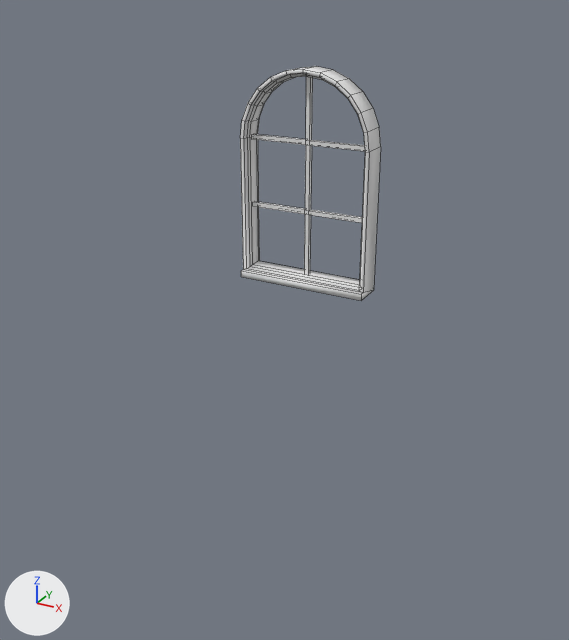
One commit to the Blender file Assets/StaticMesh/Dollhouse/Master_Blend/Dollhouse.blend: the scene before it, then after it.
One viewpoint serves both versions: a camera (50 mm lens) standing at (5.06, -9.89, 5.76) and looking at (-0.1, -0.52, 1.07). The lights are fixed; the arrows at lower left show +X, +Y and +Z. Mesh edges are drawn as thin lines.

The older version as bpy lines, for what is in view:
```python
me_dh_3d_5x5_sidewall_door = bpy.data.meshes.new('DH_3D_5x5_SideWall_Door')
me_dh_3d_5x5_sidewall_door.from_pydata(...)  # 40 vertices, 38 faces; spans x -0.2..0.2, y -3.0..1.5, z 0.0..5.0
me_dh_3d_6x6_wallback = bpy.data.meshes.new('DH_3D_6x6_WallBack')
me_dh_3d_6x6_wallback.from_pydata(...)  # a box spanning x -3.0..3.0, y -0.1..0.1, z -1.0..5.0
me_dh_3d_6x6_wallback_window = bpy.data.meshes.new('DH_3D_6x6_WallBack_Window')
me_dh_3d_6x6_wallback_window.from_pydata(...)  # 38 vertices, 51 faces; spans x -3.0..3.0, y -0.1..0.1, z -1.0..5.0
me_dh_3d_6x6_wallback_window_001 = bpy.data.meshes.new('DH_3D_6x6_WallBack_Window.001')
me_dh_3d_6x6_wallback_window_001.from_pydata(...)  # 164 vertices, 156 faces; spans x -1.0..1.0, y -0.26..0.2, z 1.5..4.6
ob_dh_3d_5x5_sidewall_door = bpy.data.objects.new('DH_3D_5x5_SideWall_Door', me_dh_3d_5x5_sidewall_door)
ob_dh_3d_5x5_sidewall_door.location = (0.0, 0.0, 0.0)
ob_dh_3d_5x5_sidewall_door.hide_set(True)  # its collection is switched off
ob_dh_3d_6x6_wallback = bpy.data.objects.new('DH_3D_6x6_WallBack', me_dh_3d_6x6_wallback)
ob_dh_3d_6x6_wallback.location = (0.0, 0.0, 0.0)
ob_dh_3d_6x6_wallback.hide_set(True)  # its collection is switched off
ob_dh_3d_6x6_wallback_window = bpy.data.objects.new('DH_3D_6x6_WallBack_Window', me_dh_3d_6x6_wallback_window)
ob_dh_3d_6x6_wallback_window.location = (0.0, 0.0, 0.0)
ob_dh_3d_6x6_wallback_window.hide_set(True)  # its collection is switched off
ob_dh_3d_window_hald_round = bpy.data.objects.new('DH_3D_Window_Hald_Round', me_dh_3d_6x6_wallback_window_001)
ob_dh_3d_window_hald_round.location = (0.0, 0.0, 0.0)
```
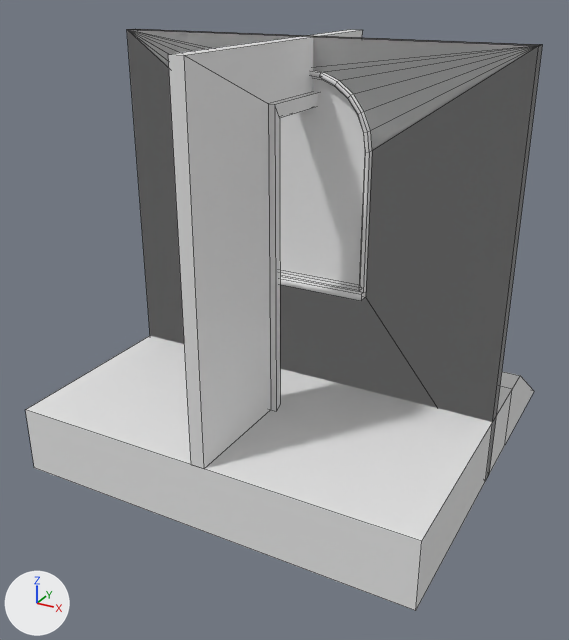
The change, as a diff of the scene's bpy script:
```diff
--- a/Assets/StaticMesh/Dollhouse/Master_Blend/Dollhouse.blend.py
+++ b/Assets/StaticMesh/Dollhouse/Master_Blend/Dollhouse.blend.py
@@ me_dh_3d_6x6_floor_stair_col @@
+me_dh_3d_6x6_floor_stair_col.from_pydata([(3.0, 3.0, -1.0), (3.0, -3.0, -1.0), (-3.0, -3.0, -1.0), (-3.0, 3.0, -1.0), (3.0, -3.0, 0.0), (-3.0, -3.0, 0.0), (3.0, 1.0, -1.0), (-3.0, 1.0, -1.0), (3.0, 1.0, 0.0), (-3.0, 1.0, 0.0), (-3.0, 1.5, 0.0), (3.0, 1.5, 0.0)], [], [(6, 1, 2, 7), (8, 9, 5, 4), (1, 4, 5, 2), (11, 10, 9, 8), (10, 3, 7, 9), (0, 3, 10, 11), (2, 5, 9, 7), (1, 6, 8, 4), (8, 6, 0, 11), (0, 6, 7, 3)])
+me_dh_3d_6x6_floor_stair_col.materials.append(mat_material)  # white #e7e7e7
@@ ob_dh_3d_6x6_wallback_window @@
 ob_dh_3d_6x6_wallback_window.location = (0.0, 0.0, 0.0)
-ob_dh_3d_6x6_wallback_window.hide_set(True)  # its collection is switched off
@@ ob_dh_3d_6x6_wallback @@
 ob_dh_3d_6x6_wallback.location = (0.0, 0.0, 0.0)
-ob_dh_3d_6x6_wallback.hide_set(True)  # its collection is switched off
@@ ob_dh_3d_5x5_sidewall_door @@
 ob_dh_3d_5x5_sidewall_door.location = (0.0, 0.0, 0.0)
-ob_dh_3d_5x5_sidewall_door.hide_set(True)  # its collection is switched off
@@ ob_dh_3d_6x6_floor_stair_col @@
+ob_dh_3d_6x6_floor_stair_col = bpy.data.objects.new('DH_3D_6x6_Floor_Stair_Col', me_dh_3d_6x6_floor_stair_col)
+ob_dh_3d_6x6_floor_stair_col.location = (0.0, 0.0, 0.0)
```

Location of each change, (x1, y1, x2, y2) in pixels of the pictures (569 x 640 px):
'DH_3D_6x6_Floor_Stair_Col', added
    after: (26, 336, 534, 611)
'DH_3D_6x6_WallBack_Window', shown
    after: (127, 30, 539, 422)
'DH_3D_6x6_WallBack', shown
    after: (127, 29, 542, 480)
'DH_3D_5x5_SideWall_Door', shown
    after: (168, 30, 362, 469)
'DH_3D_Window_Hald_Round', unchanged, covered by the edit
    before: (240, 66, 381, 301)
    after: (280, 70, 372, 301)
